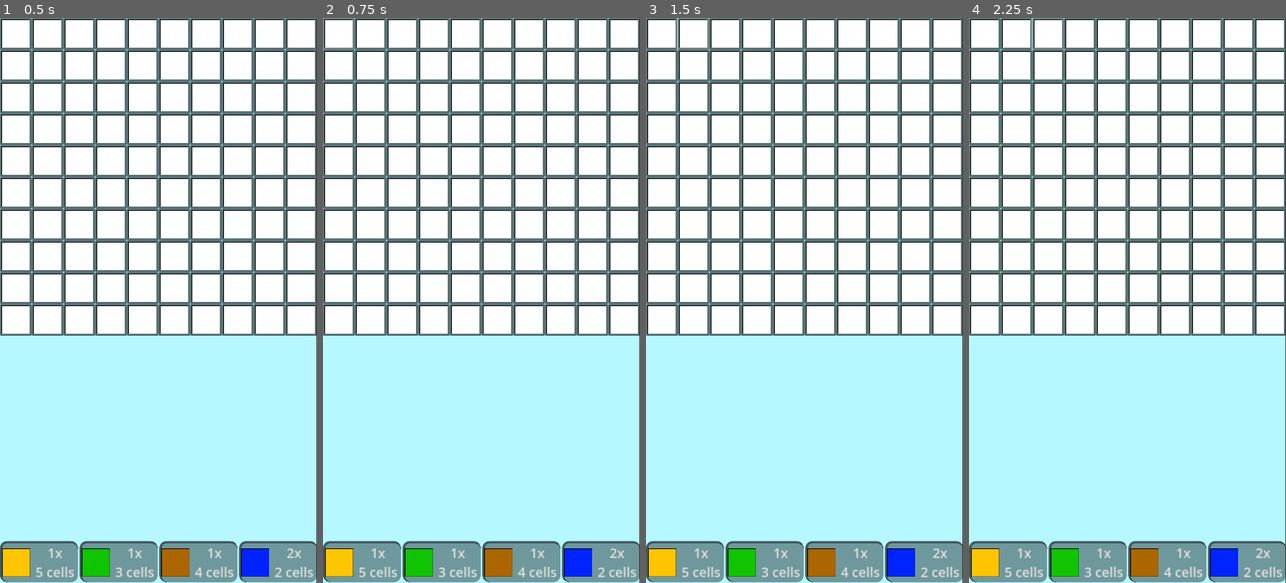
Above: before the commit, frames 1-4 (left to right).
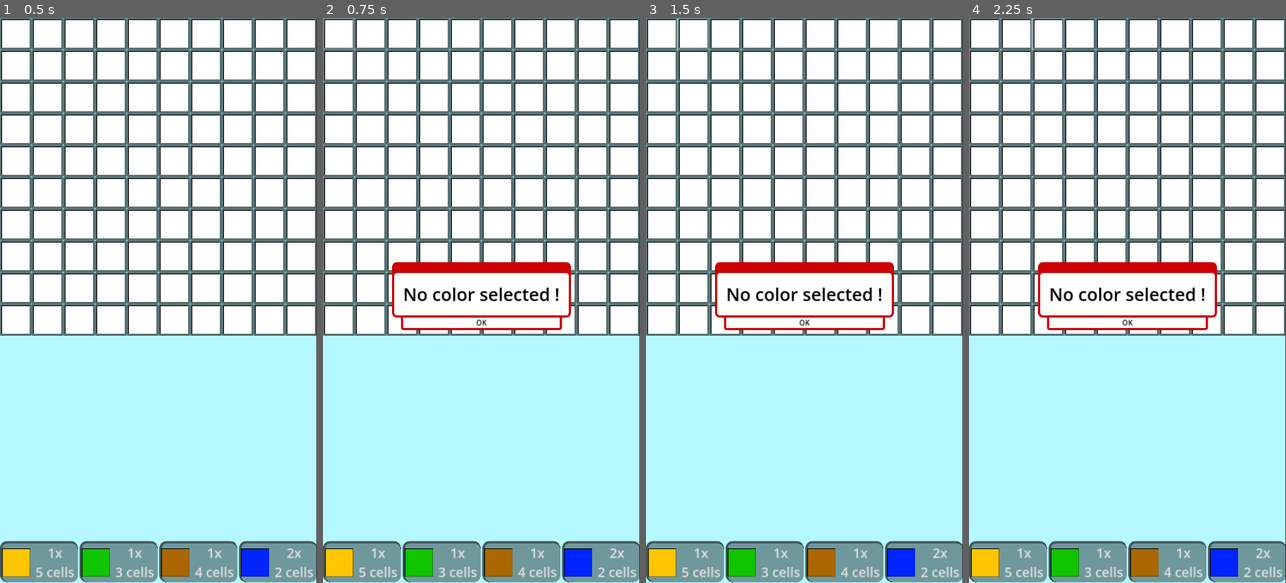
Above: after the commit, the same moments.

Repository: Awe0/AppMobile
Game: Godot game, scene res://Scenes/Game.tscn
Two runs of this game, one before a commit and one after it. Both use one fixed random seed, a clock stepped at 60 frames per second and the inputs below.
Inputs (mouse positions are in pixels of both pictures, inside the frame that each line leads up to):
- Up to frame 1 (0.5 s): no input
- Up to frame 2 (0.75 s): click (338, 34) at 0.52 s
- Up to frame 3 (1.5 s): click (693, 34) at 1.27 s
- Up to frame 4 (2.25 s): click (1048, 34) at 2.02 s

Frame 1 is identical in both runs. In frame 2, 3.4% of the frame differs, in the area x 21-79%, y 43-56%; in frame 3, 3.4%; in frame 4, 3.4%.

Commit message:
warning popup

Diff:
--- a/hideandseekgds/Scripts/game.gd
+++ b/hideandseekgds/Scripts/game.gd
@@ -3,13 +3,16 @@
 const GRID_SIZE = 10
 const BLANK_CELL = preload("res://Assets/blank.png")
 @onready var color_buttons_container = $HBoxContainer
+@onready var popup_container = $PopupContainer
 var color_buttons
+var popups
 var cells = []
 var selected_color = null
 
 func _ready():
 	create_grid()
 	color_buttons = get_color_buttons()
+	popups = get_Hbox_popup()
 
 func _process(delta: float) -> void:
 	rotate_color()
@@ -32,7 +35,7 @@
 	if selected_color:
 		place_color(i, j)
 	else:
-		print("Aucun bateau sélectionné pour être placé.")
+		popups[0].visible = true
 
 func place_color(i: int, j: int):
 	if can_place_color(i, j, selected_color.size, selected_color.is_vertical):
@@ -44,7 +47,7 @@
 			cells[x][y].icon = load("res://Assets/"+ selected_color.color_name +".png")
 		selected_color = null
 	else:
-		print("La couleur ne peut pas être placé ici.")
+		popups[1].visible = true
 
 func can_place_color(i: int, j: int, size: int, is_vertical: bool) -> bool:
 	for n in range(size):
@@ -63,6 +66,10 @@
 		selected_color = preload("res://Scenes/Green.tscn").instantiate()
 	elif color_buttons[2].is_pressed():
 		selected_color = preload("res://Scenes/Brown.tscn").instantiate()
+	elif color_buttons[3].is_pressed():
+		selected_color = preload("res://Scenes/Blue.tscn").instantiate()
+	elif color_buttons[4].is_pressed():
+		print(popups)
 
 func get_color_buttons():
 	var buttons = []
@@ -72,11 +79,19 @@
 			buttons.append(child)
 	return buttons
 
+func get_Hbox_popup():
+	var popup = []
+	for l in popup_container.get_child_count():
+		var child = popup_container.get_child(l)
+		print(child)
+		if child is VBoxContainer:
+			popup.append(child)
+	return popup
+
 func rotate_color():
 	if Input.is_action_just_released("rotate"):
 		if selected_color != null:
 			selected_color.is_vertical = false
 			print("ROTATING")
 		else:
-			print("Can't rotate, no piece selected")
-		#is_vertical = false
+			popups[2].visible = true
